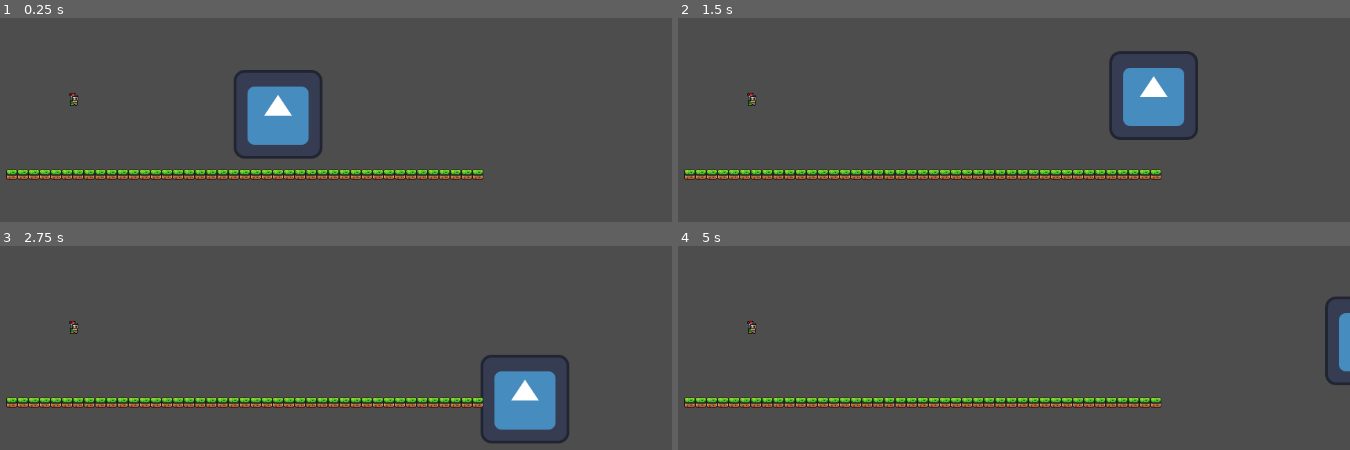
Above: before the commit, frames 1-4 (two rows, left to right).
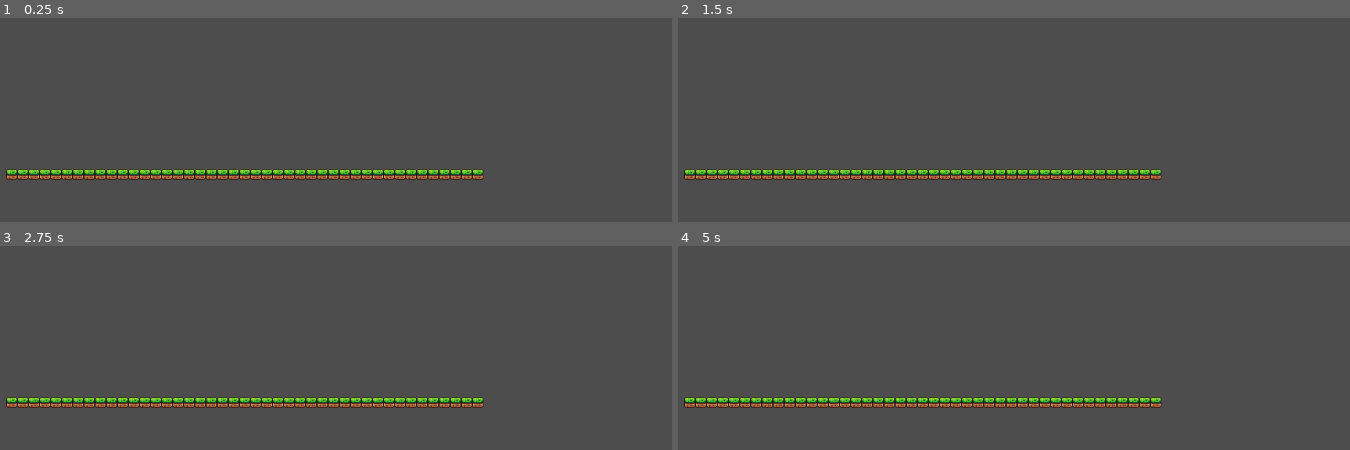
Above: after the commit, the same moments.

Repository: Eugenelv14/td_1
Game: Godot game, scene res://scenes/main.tscn
Two runs of this game, one before a commit and one after it. Both use one fixed random seed, a clock stepped at 60 frames per second and the inputs below. The engine's default icon, where the game draws it, is replaced by a stand-in: a white triangle on a blue panel in a dark square.
Inputs:
- Up to frame 1 (0.25 s): no input
- Up to frame 2 (1.5 s): tap Enter (ui_accept) at 0.5, 0.6, 0.77, 1.07, 1.35 s; hold Right (ui_right) from 0.53 s (still down)
- Up to frame 3 (2.75 s): tap Enter (ui_accept) at 1.52, 1.82, 2.1 s; release Right (ui_right) at 2.03 s; hold Left (ui_left) from 2.03 s (still down)
- Up to frame 4 (5 s): tap Enter (ui_accept) at 2.75, 2.85, 3.02, 3.32, 3.6, 3.77, 4.07, 4.25, 4.35, 4.52, 4.82 s; release Left (ui_left) at 2.78 s; hold Right (ui_right) 2.78-4.28 s; hold Left (ui_left) from 4.28 s (still down)

The runs differ from the first frame. In frame 1, 3.4% of the frame differs, in the area x 10-48%, y 25-70%; in frame 2, 3.3%; in frame 3, 3.4%; in frame 4, 0.8%.

Commit message:
working on enemy and spawner
added enemy components

Diff:
--- /dev/null
+++ b/data/enemy_large.tres
@@ -0,0 +1,9 @@
+[gd_resource type="Resource" script_class="enemy_stats" format=3 uid="uid://bwdwdhhujgfu6"]
+
+[ext_resource type="Script" uid="uid://dtrmud2gunun4" path="res://resources/enemy_data.gd" id="1_p7mk3"]
+
+[resource]
+script = ExtResource("1_p7mk3")
+health = 15
+speed = 5
+metadata/_custom_type_script = "uid://dtrmud2gunun4"
--- a/data/enemy_type2.tres
+++ b/data/enemy_medium.tres
@@ -4,5 +4,6 @@
 
 [resource]
 script = ExtResource("1_keirw")
-speed = 5
+speed = 7
+damage = 5
 metadata/_custom_type_script = "uid://dtrmud2gunun4"
--- a/resources/enemy_data.gd
+++ b/resources/enemy_data.gd
@@ -1,6 +1,6 @@
-class_name enemy_stats
+class_name EnemyData
 extends Resource
 
-@export var health: int = 10
+@export var max_health: int = 10
 @export var speed: int = 10
 @export var damage: int = 10
--- /dev/null
+++ b/scenes/Health_Component.tscn
@@ -0,0 +1,6 @@
+[gd_scene format=3 uid="uid://cqq26p22h2rkj"]
+
+[ext_resource type="Script" uid="uid://bqw3833rr5nkb" path="res://scripts/health_component.gd" id="1_5e2k1"]
+
+[node name="Health_Component" type="Node2D" unique_id=1550574983]
+script = ExtResource("1_5e2k1")
--- a/scenes/enemy.tscn
+++ b/scenes/enemy.tscn
@@ -1,19 +1,66 @@
 [gd_scene format=3 uid="uid://p8q0rt3sibh8"]
 
-[ext_resource type="Texture2D" uid="uid://cotf7n01ytoji" path="res://icon.svg" id="1_7p1mj"]
+[ext_resource type="Texture2D" uid="uid://8bkglsq4yhyr" path="res://assets/sprites/slime_green.png" id="1_7p1mj"]
 [ext_resource type="Script" uid="uid://ciqaud71p2bsn" path="res://scripts/enemy.gd" id="1_md0e3"]
-[ext_resource type="Resource" uid="uid://q18rqy2u5xuh" path="res://data/enemy_type1.tres" id="2_4ra3w"]
+[ext_resource type="Resource" uid="uid://q18rqy2u5xuh" path="res://data/enemy_small.tres" id="2_4ra3w"]
+[ext_resource type="PackedScene" uid="uid://cqq26p22h2rkj" path="res://scenes/Health_Component.tscn" id="3_c4w8v"]
+[ext_resource type="PackedScene" uid="uid://bcbcpr66vh2ct" path="res://scenes/movement_component.tscn" id="4_xwavj"]
 
-[sub_resource type="RectangleShape2D" id="RectangleShape2D_1hnxm"]
-size = Vector2(118, 120)
+[sub_resource type="AtlasTexture" id="AtlasTexture_md0e3"]
+atlas = ExtResource("1_7p1mj")
+region = Rect2(0, 24, 24, 24)
 
-[node name="Enemy" type="CharacterBody2D" unique_id=1153327836]
+[sub_resource type="AtlasTexture" id="AtlasTexture_4ra3w"]
+atlas = ExtResource("1_7p1mj")
+region = Rect2(24, 24, 24, 24)
+
+[sub_resource type="AtlasTexture" id="AtlasTexture_5uy6h"]
+atlas = ExtResource("1_7p1mj")
+region = Rect2(48, 24, 24, 24)
+
+[sub_resource type="AtlasTexture" id="AtlasTexture_c4w8v"]
+atlas = ExtResource("1_7p1mj")
+region = Rect2(72, 24, 24, 24)
+
+[sub_resource type="SpriteFrames" id="SpriteFrames_toqdm"]
+animations = [{
+"frames": [{
+"duration": 1.0,
+"texture": SubResource("AtlasTexture_md0e3")
+}, {
+"duration": 1.0,
+"texture": SubResource("AtlasTexture_4ra3w")
+}, {
+"duration": 1.0,
+"texture": SubResource("AtlasTexture_5uy6h")
+}, {
+"duration": 1.0,
+"texture": SubResource("AtlasTexture_c4w8v")
+}],
+"loop": 1,
+"name": &"default",
+"speed": 5.0
+}]
+
+[sub_resource type="RectangleShape2D" id="RectangleShape2D_toqdm"]
+size = Vector2(16, 15)
+
+[node name="Enemy" type="Node2D" unique_id=1419652265]
 script = ExtResource("1_md0e3")
 data = ExtResource("2_4ra3w")
 
-[node name="Sprite2D" type="Sprite2D" parent="." unique_id=637725116]
-texture = ExtResource("1_7p1mj")
+[node name="Health_Component" parent="." unique_id=1550574983 instance=ExtResource("3_c4w8v")]
 
-[node name="CollisionShape2D" type="CollisionShape2D" parent="." unique_id=1901821640]
-position = Vector2(-1, 0)
-shape = SubResource("RectangleShape2D_1hnxm")
+[node name="Movement_Component" parent="." unique_id=1519184196 instance=ExtResource("4_xwavj")]
+
+[node name="AnimatedSprite2D" type="AnimatedSprite2D" parent="." unique_id=762467850]
+sprite_frames = SubResource("SpriteFrames_toqdm")
+autoplay = "default"
+frame = 3
+frame_progress = 0.75815105
+
+[node name="Area2D" type="Area2D" parent="AnimatedSprite2D" unique_id=1823332899]
+
+[node name="CollisionShape2D" type="CollisionShape2D" parent="AnimatedSprite2D/Area2D" unique_id=1987916338]
+position = Vector2(0, 4.5)
+shape = SubResource("RectangleShape2D_toqdm")
--- a/scenes/health.tscn
+++ /dev/null
@@ -1,8 +0,0 @@
-[gd_scene format=3 uid="uid://cqq26p22h2rkj"]
-
-[ext_resource type="Script" uid="uid://bqw3833rr5nkb" path="res://scripts/health_bar.gd" id="1_5e2k1"]
-
-[node name="Health" type="Node2D" unique_id=1550574983]
-
-[node name="HealthBar" type="Node" parent="." unique_id=776526013]
-script = ExtResource("1_5e2k1")
--- a/scenes/main.tscn
+++ b/scenes/main.tscn
@@ -1,8 +1,5 @@
 [gd_scene format=4 uid="uid://pjg2lkhkosd5"]
 
-[ext_resource type="PackedScene" uid="uid://p8q0rt3sibh8" path="res://scenes/enemy.tscn" id="1_o5qli"]
-[ext_resource type="Script" uid="uid://dbqqvnxrbbpsd" path="res://scripts/enemy_health.gd" id="2_0wfyh"]
-[ext_resource type="PackedScene" uid="uid://cjsvc0dybl6fv" path="res://scenes/archer.tscn" id="3_sugp2"]
 [ext_resource type="Texture2D" uid="uid://yl2ccmrex4cv" path="res://assets/sprites/world_tileset.png" id="4_jyhfs"]
 
 [sub_resource type="WorldBoundaryShape2D" id="WorldBoundaryShape2D_toqdm"]
@@ -169,12 +166,6 @@
 sources/0 = SubResource("TileSetAtlasSource_tbgi4")
 
 [node name="Main" type="Node2D" unique_id=2027974592]
-position = Vector2(9, -89)
-
-[node name="Archer" parent="." unique_id=1005373873 instance=ExtResource("3_sugp2")]
-position = Vector2(-286, -7)
-
-[node name="Camera2D" type="Camera2D" parent="." unique_id=842335687]
 
 [node name="StaticBody2D" type="StaticBody2D" parent="." unique_id=1265720463]
 position = Vector2(-9, 159)
@@ -182,12 +173,8 @@
 [node name="CollisionShape2D" type="CollisionShape2D" parent="StaticBody2D" unique_id=448317196]
 shape = SubResource("WorldBoundaryShape2D_toqdm")
 
-[node name="Enemy" parent="." unique_id=1153327836 instance=ExtResource("1_o5qli")]
-position = Vector2(8, -12)
-
-[node name="Enemy_health" type="Node" parent="Enemy" unique_id=104125344]
-script = ExtResource("2_0wfyh")
-
 [node name="TileMapLayer" type="TileMapLayer" parent="." unique_id=950943787]
 tile_map_data = PackedByteArray("AADt/wYAAAAAAAAAAADu/wYAAAAAAAAAAADv/wYAAAAAAAAAAADw/wYAAAAAAAAAAADx/wYAAAAAAAAAAADy/w …(608 unchanged characters)…
 tile_set = SubResource("TileSet_y4kuj")
+
+[node name="Camera2D" type="Camera2D" parent="." unique_id=842335687]
--- /dev/null
+++ b/scenes/movement_component.tscn
@@ -0,0 +1,6 @@
+[gd_scene format=3 uid="uid://bcbcpr66vh2ct"]
+
+[ext_resource type="Script" uid="uid://bitgdaflwsmaq" path="res://scripts/movement_component.gd" id="1_aie7v"]
+
+[node name="Movement_Component" type="Node2D" unique_id=1519184196]
+script = ExtResource("1_aie7v")
--- a/scripts/enemy.gd
+++ b/scripts/enemy.gd
@@ -1,24 +1,31 @@
-extends CharacterBody2D
-@export var data: enemy_stats
+extends Node2D
+class_name Enemy
 
-const SPEED = 300.0
-const JUMP_VELOCITY = -400.0
+signal reached_goal(enemy: Enemy)
+signal killed(enemy: Enemy)
 
-func _physics_process(delta: float) -> void:
-	# Add the gravity.
-	if not is_on_floor():
-		velocity += get_gravity() * delta
+@export var data: EnemyData
 
-	# Handle jump.
-	if Input.is_action_just_pressed("ui_accept") and is_on_floor():
-		velocity.y = JUMP_VELOCITY
+@onready var health: HealthComponent = $Health_Component
+@onready var movement: MovementComponent = $Movement_Component
 
-	# Get the input direction and handle the movement/deceleration.
-	# As good practice, you should replace UI actions with custom gameplay actions.
-	var direction := Input.get_axis("ui_left", "ui_right")
-	if direction:
-		velocity.x = direction * SPEED
-	else:
-		velocity.x = move_toward(velocity.x, 0, SPEED)
+#The x coordinate will be set up by the spawner scene
+var goal_x: float = INF
 
-	move_and_slide()
+func _ready() -> void:
+	assert(data != null, "Enemy needs an EnemyData resource")
+	health.setup(data.max_health)
+	movement.setup(data.speed, goal_x)
+
+	health.died.connect(_on_died)
+	movement.reached_end.connect(_on_reached_end)
+
+func _on_died() -> void:
+	movement.stop()
+	killed.emit(self)
+	queue_free()
+
+func _on_reached_end() -> void:
+	reached_goal.emit(self)
+	print("The monsters destroyed your tower you lose!")
+	queue_free()
--- a/scripts/enemy_health.gd
+++ /dev/null
@@ -1,8 +0,0 @@
-extends Node
-
-@export var max_health: int = 100
-var health: int
-
-func _ready():
-	health = max_health
-	print(health)
--- a/scripts/health_bar.gd
+++ /dev/null
@@ -1,8 +0,0 @@
-extends Node
-
-@export var max_health: int = 100
-var health: int
-
-func _ready():
-	health = max_health
-	print(health)
--- /dev/null
+++ b/scripts/health_component.gd
@@ -0,0 +1,27 @@
+class_name HealthComponent
+extends Node
+
+signal health_changed(current:int, maximum:int)
+signal damaged(amount:int)
+signal died
+
+var max_health: int = 10
+var current_health: int = 10
+var is_dead:bool = false
+
+func setup(max_hp:int) -> void:
+	# on initialization
+	max_health = max_hp
+	current_health = max_hp
+	is_dead = false
+	health_changed.emit(current_health,max_health)
+
+func take_damage(amount:int) -> void:
+	if is_dead or amount <= 0:
+		return
+	current_health = max(current_health - amount, 0)
+	damaged.emit(amount)
+	health_changed.emit(current_health, max_health)
+	if current_health == 0:
+		is_dead = true
+		died.emit()
--- /dev/null
+++ b/scripts/movement_component.gd
@@ -0,0 +1,32 @@
+class_name MovementComponent
+extends Node2D
+
+signal reached_end
+
+var base_speed: float = 0.0
+var direction: Vector2 = Vector2.RIGHT
+
+var end_x: float = INF
+var is_active: bool = true
+
+@onready var body: Node2D = get_parent()
+
+func setup(speed: float, goal_x: float = INF) -> void:
+	base_speed = speed
+	end_x = goal_x
+	is_active = true
+
+func _process(delta: float) -> void:
+	if not is_active:
+		return
+	body.position += direction * base_speed * delta
+	if body.position.x >= end_x:
+		is_active = false
+		reached_end.emit()
+
+# Possible functions later on for pause can also link to some buttons
+func stop() -> void:
+	is_active = false
+
+func resume() -> void:
+	is_active = true
Renamed: data/enemy_type1.tres -> data/enemy_small.tres
Not shown, removed: scripts/enemy_health.gd.uid
Renamed: scripts/health_bar.gd.uid -> scripts/health_component.gd.uid
Not shown, added: scripts/movement_component.gd.uid
